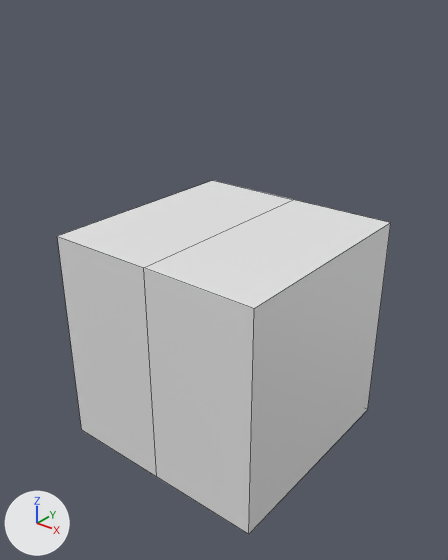
What one commit did to the Blender file development/graphics/creatures/horse/horse.blend.
Both versions are drawn from a 50 mm lens placed at (3.04, -3.86, 3.9), pointed at (0.04, -0.11, 1.58). Arrows for +X, +Y and +Z are at lower left; the lights stay in place. Mesh edges are drawn as thin lines.
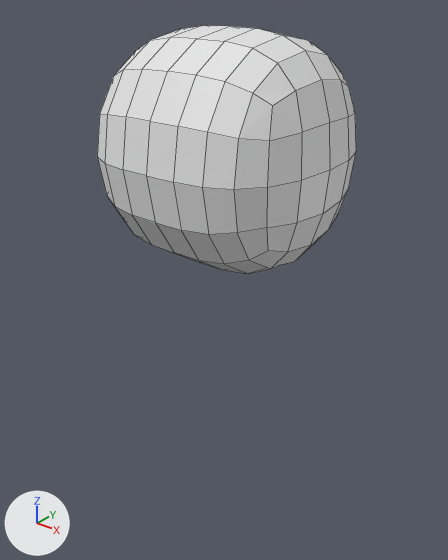
Pixel boxes (x1, y1, x2, y2) of what changed, in the pictures (448 x 560 px):
'Cube', moved, modifiers changed
    before: (57, 181, 391, 534)
    after: (97, 25, 356, 274)

Edits to the bpy script that builds the scene:
```text
Change ob_cube:
    ob_cube.location: (0.0, 0.0, 1.006) -> (0.0, 0.0, 2.676)
    add _m = ob_cube.modifiers.new('Subsurf', 'SUBSURF')
    add _m.render_levels = 5
```
